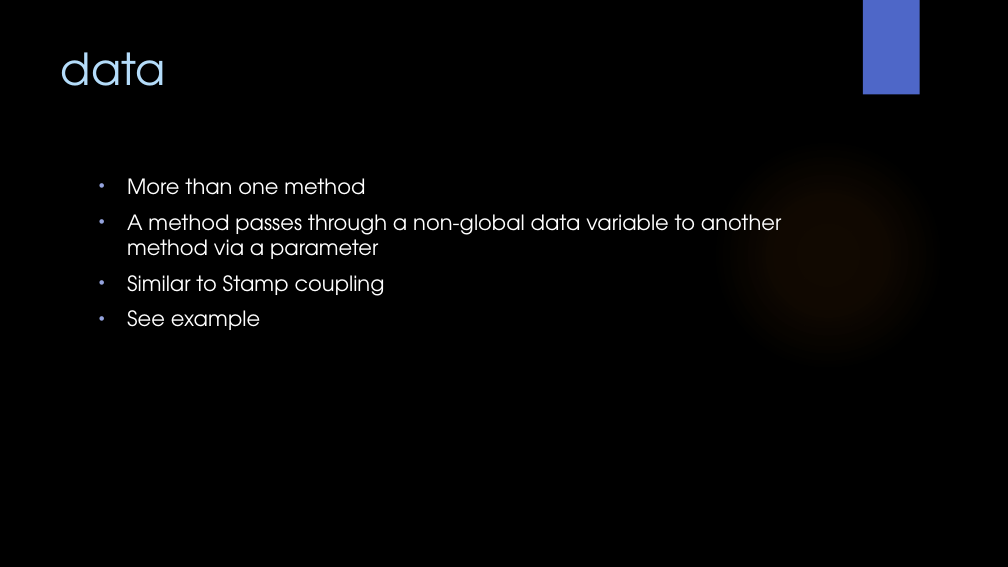
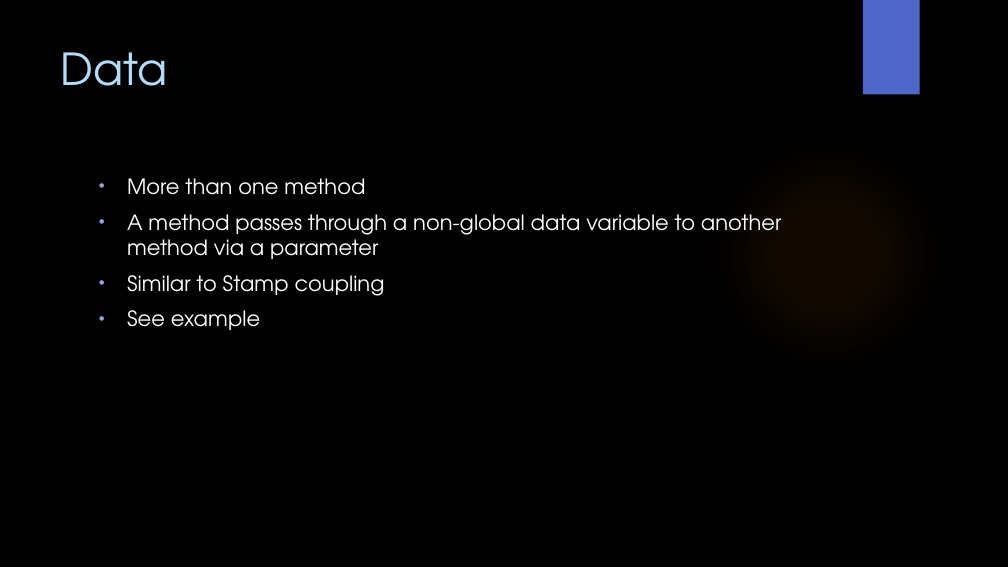
Before and after one commit to WitsSoftDev/SoftDev2016, a slide deck: slide 22 of Session 4/Softdev Session 4 2016.pptx. Drawn at 1008x567 pixels with LibreOffice and Linux fonts; fonts in the diff are those of the drawing; background and template pictures are left out. Boxes give left, top, right and bottom in pixels: in the first picture for what was removed or moved away, otherwise in the second. Text is boxed around its words. In the diff, an @@ line names an element or a change of style, - is before the commit and + after.

```diff
--- a/Session 4/Softdev Session 4 2016.pptx
+++ b/Session 4/Softdev Session 4 2016.pptx
@@ title at (61, 52, 168, 86): text changed @@
-data
+Data
```
Also in this commit, not shown: 3 other slides changed, 2 slides removed, 3 other files.
